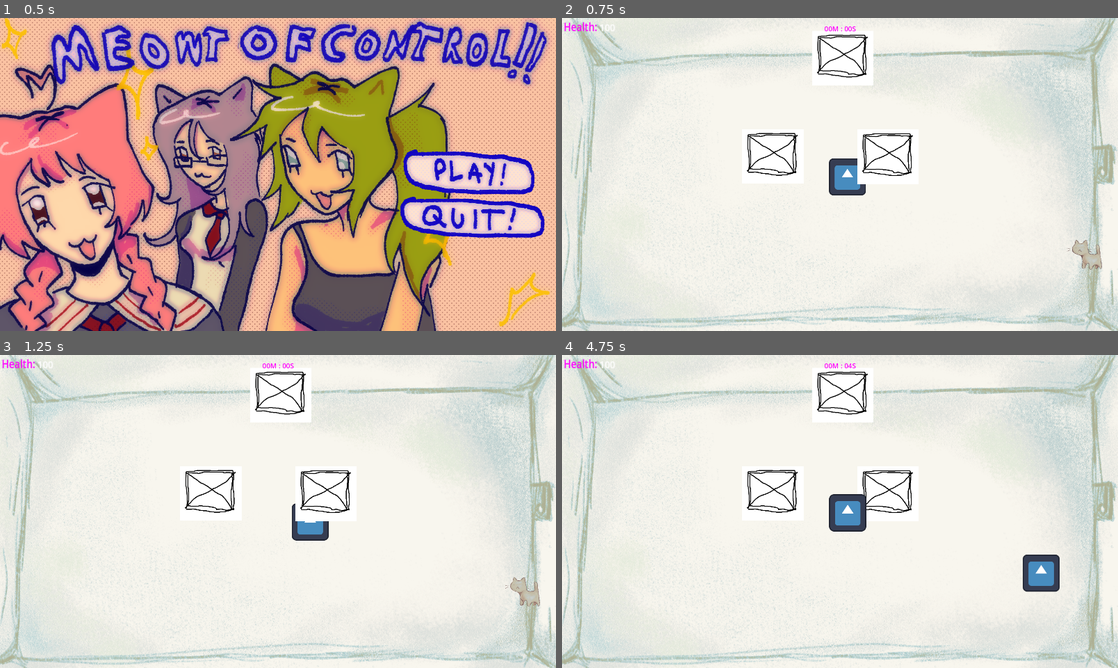
Above: before the commit, frames 1-4 (two rows, left to right).
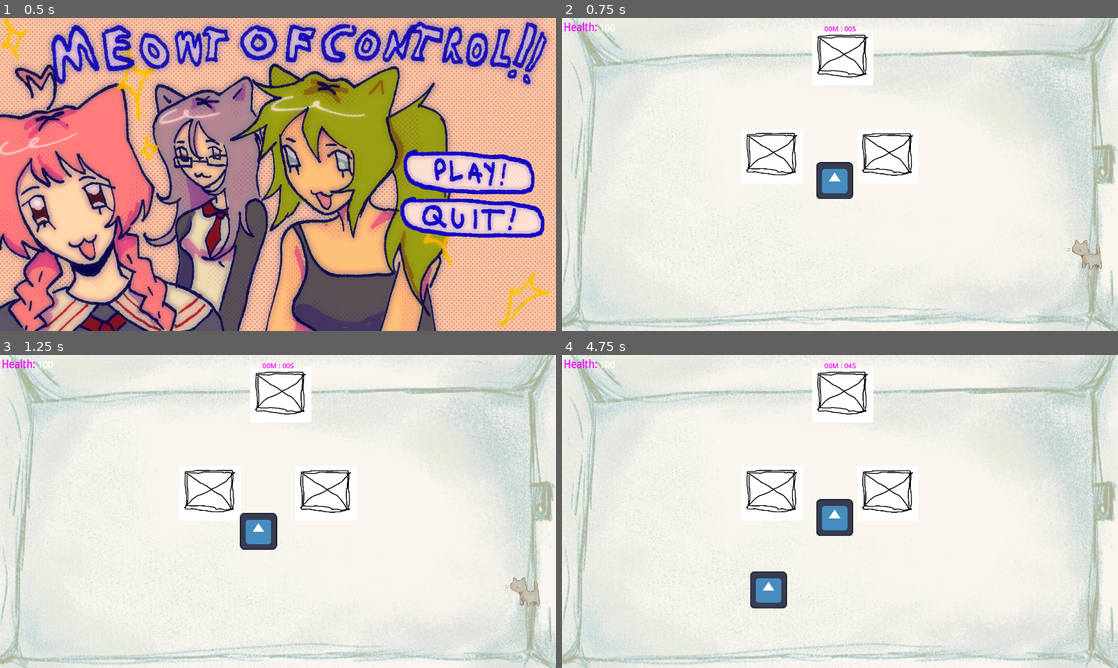
Above: after the commit, the same moments.

Repository: RobertKadak/GameCamp-2024
Game: Godot game, scene res://Menu folder/menu.tscn
The game is run twice, just before and just after one commit, with the same random seed, the same clock (stepped at 60 frames per second) and the same inputs. The engine's default icon, where the game draws it, is replaced by a stand-in: a white triangle on a blue panel in a dark square.
Inputs (mouse positions are in pixels of both pictures, inside the frame that each line leads up to):
- Up to frame 1 (0.5 s): no input
- Up to frame 2 (0.75 s): click "Play" at 0.5 s
- Up to frame 3 (1.25 s): no input
- Up to frame 4 (4.75 s): move the mouse to (962, 495) at 1.27 s; hold D (move_right) 1.28-2.03 s; click (962, 495) at 1.35 s; move the mouse to (728, 527) at 2.02 s; hold S (move_down) 2.03-2.78 s; right-click (728, 527) at 2.1 s; move the mouse to (895, 442) at 2.77 s; hold D (move_right) 2.78-3.53 s; tap Shift (move_dash) at 2.85 s; move the mouse to (812, 574) at 3.52 s; hold W (move_up) 3.53-4.28 s; click (812, 574) at 3.6 s; move the mouse to (1006, 558) at 4.27 s; hold A (move_left) from 4.28 s (still down); hold Right mouse button (attack_ranged) from 4.28 s (still down)

Frame 1 is identical in both runs. In frame 2, 1.3% of the frame differs, in the area x 33-64%, y 36-58%; in frame 3, 1.7%; in frame 4, 3.0%, in the area x 33-90%, y 36-82%.

Commit message:
Manually added fixes

Diff:
--- a/scenes/levels/level_1.gd
+++ b/scenes/levels/level_1.gd
@@ -12,6 +12,8 @@
 func _ready() -> void:
 	generate_objects(box_region_start, box_region_end, box1)
 	generate_objects(box_region_start2, box_region_end2, box1)
+
+	$NavigationRegion2D.bake_navigation_polygon()
 
 # Called every frame. 'delta' is the elapsed time since the previous frame.
 func _process(delta: float) -> void:
@@ -35,7 +37,7 @@
 
 		var object = object_resource.instantiate()
 		object.position = Vector2(x, y)
-		add_child(object)
+		$NavigationRegion2D.add_child(object)
 
 		# Might add some constriction checks
 		count -= 1
--- a/scenes/levels/level_1.tscn
+++ b/scenes/levels/level_1.tscn
@@ -80,8 +80,6 @@
 wait_time = 4.0
 autostart = true
 
-[connection signal="timeout" from="MobSpawn" to="." method="_on_mob_spawn_timeout"]
-
 [node name="Object" parent="." instance=ExtResource("8_xilvg")]
 position = Vector2(10, -401)
 
@@ -96,3 +94,5 @@
 
 [node name="BoxEnd2" type="Node2D" parent="."]
 position = Vector2(658, 246)
+
+[connection signal="timeout" from="MobSpawn" to="." method="_on_mob_spawn_timeout"]
--- a/scenes/object.tscn
+++ b/scenes/object.tscn
@@ -1,9 +1,12 @@
-[gd_scene load_steps=3 format=3 uid="uid://d1a3v0dotogeo"]
+[gd_scene load_steps=4 format=3 uid="uid://d1a3v0dotogeo"]
 
 [ext_resource type="Texture2D" uid="uid://c8hy7mgxpn7cc" path="res://assets/box.png" id="1_govr5"]
 
 [sub_resource type="RectangleShape2D" id="RectangleShape2D_nje4h"]
 size = Vector2(212, 188)
+
+[sub_resource type="RectangleShape2D" id="RectangleShape2D_7cran"]
+size = Vector2(19.2552, 76.8288)
 
 [node name="Object" type="Node2D"]
 
@@ -14,3 +17,10 @@
 
 [node name="CollisionShape2D" type="CollisionShape2D" parent="Area2D"]
 shape = SubResource("RectangleShape2D_nje4h")
+
+[node name="StaticBody2D" type="StaticBody2D" parent="."]
+
+[node name="CollisionShape2D" type="CollisionShape2D" parent="StaticBody2D"]
+position = Vector2(0, 1.3113e-06)
+scale = Vector2(11.01, 2.447)
+shape = SubResource("RectangleShape2D_7cran")
Not shown: 1 places in scenes/levels/level_1.tscn that only renumber resources
